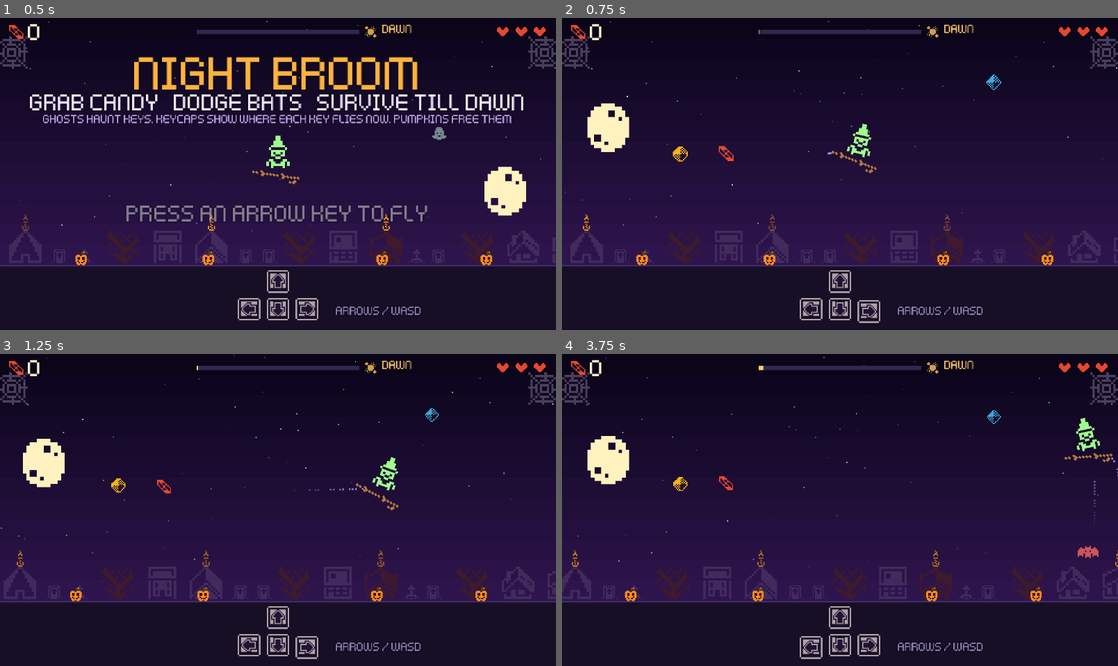
Above: before the commit, frames 1-4 (two rows, left to right).
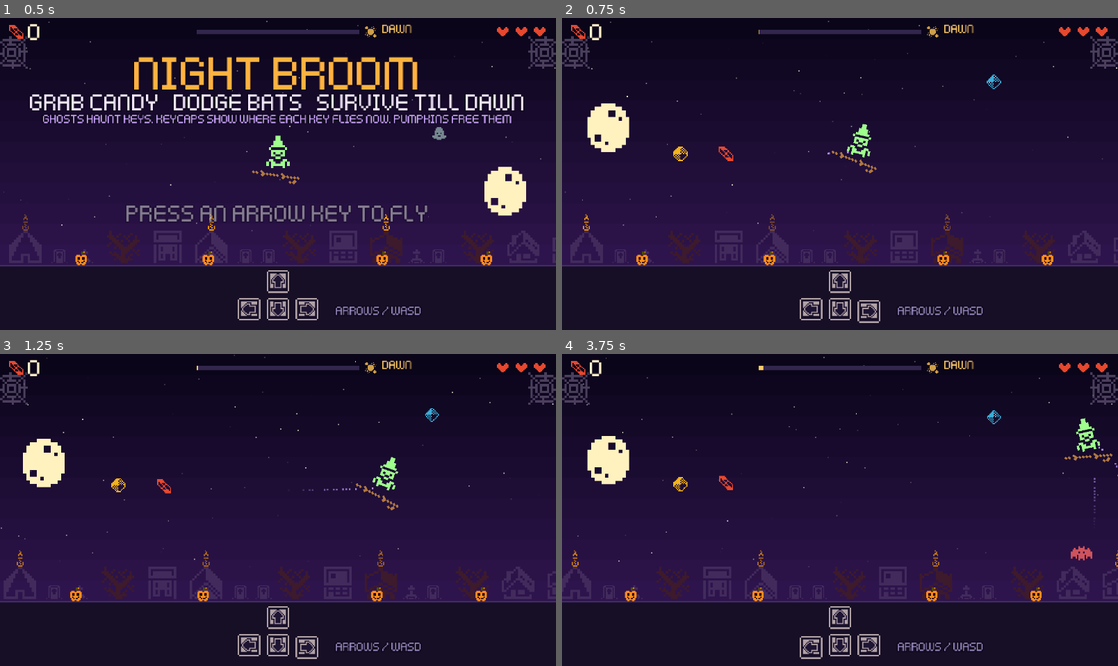
Above: after the commit, the same moments.

Repository: Harindulk/night-broom
Game: Godot game, scene res://main.tscn
Two runs of this game, one before a commit and one after it. Both use one fixed random seed, a clock stepped at 60 frames per second and the inputs below.
Inputs:
- Up to frame 1 (0.5 s): no input
- Up to frame 2 (0.75 s): tap Enter at 0.5 s; hold Right from 0.53 s (still down)
- Up to frame 3 (1.25 s): keep holding Right
- Up to frame 4 (3.75 s): release Right at 1.28 s; hold Down 1.28-2.03 s; hold Right 2.03-2.78 s; hold Up 2.78-3.53 s; hold Left from 3.53 s (still down)

Frame 1 is identical in both runs. In frame 2, 0.1% of the frame differs, in the area x 5-79%, y 19-47%; in frame 3, 0.1%; in frame 4, 0.3%, in the area x 5-100%, y 18-67%.

Commit message:
Haunts bite: pumpkin only after 2 haunted keys or a 5 s haunt, faster haunt ramp; bats retuned; fix ghost carry-over, heart pop reset, any key starts; bot uses 127.0.0.1

Diff:
--- a/main.gd
+++ b/main.gd
@@ -53,6 +53,7 @@
 var key_down := [false, false, false, false]
 var key_caps: Array = []      # [{cap, icon, ghost, haunt_left}]
 var flying_ghosts := 0
+var run_id := 0  # ghosts in flight from an earlier run must not land in this one
 
 var candies: Array = []
 var bats: Array = []
@@ -396,6 +397,9 @@
 
 func _start() -> void:
 	state = S.PLAY
+	run_id += 1
+	flying_ghosts = 0
+	_shown_hearts = 3
 	title_box.visible = false
 	end_box.visible = false
 	t = 0.0
@@ -463,7 +467,7 @@
 
 func _unhandled_input(e: InputEvent) -> void:
 	if e is InputEventKey and e.pressed and not e.echo:
-		if state == S.TITLE and _key_index(e.physical_keycode) >= 0:
+		if state == S.TITLE:
 			_start()
 		elif state == S.END and end_t > 0.8:
 			_start()
@@ -599,14 +603,14 @@
 func _update_bats(dt: float) -> void:
 	bat_timer -= dt
 	if bat_timer <= 0:
-		bat_timer = lerp(3.5, 2.0, t / NIGHT_LEN) * randf_range(0.7, 1.2)
+		bat_timer = lerp(3.0, 1.4, t / NIGHT_LEN) * randf_range(0.7, 1.2)
 		var from_left := randf() < 0.5
 		var s := spr(26, 8, C_BAT, world)
 		s.scale = Vector2(1.3, 1.3)
 		s.flip_h = not from_left
 		var y := randf_range(PLAY_TOP + 8, PLAY_BOTTOM - 4)
 		s.position = Vector2(-12 if from_left else W + 12, y)
-		var sp: float = lerp(55.0, 90.0, t / NIGHT_LEN) * randf_range(0.85, 1.15)
+		var sp: float = lerp(60.0, 110.0, t / NIGHT_LEN) * randf_range(0.85, 1.15)
 		bats.append({"node": s, "vx": sp if from_left else -sp, "y": y, "ph": randf() * TAU, "amp": randf_range(4, 18)})
 	for b in bats.duplicate():
 		b.node.position.x += b.vx * dt
@@ -615,7 +619,7 @@
 		if b.node.position.x < -20 or b.node.position.x > W + 20:
 			bats.erase(b)
 			b.node.queue_free()
-		elif invuln <= 0 and b.node.position.distance_to(witch.position) < 8:
+		elif invuln <= 0 and b.node.position.distance_to(witch.position) < 10:
 			_hurt(b)
 		elif invuln <= 0 and not b.has("near") and b.node.position.distance_to(witch.position) < 32:
 			b.near = true
@@ -645,12 +649,14 @@
 
 
 func _update_pumpkins(dt: float) -> void:
-	# a jack-o'-lantern shows up while any key is haunted; grabbing it frees every key
+	# a jack-o'-lantern shows up once the haunting bites (2 keys, or one key for 5 s); grabbing it frees every key
 	var haunted := 0
+	var longest := 0.0
 	for k in 4:
 		if key_caps[k].haunt > 0:
 			haunted += 1
-	if haunted > 0 and pumpkins.is_empty():
+			longest = maxf(longest, key_caps[k].haunt_max - key_caps[k].haunt)
+	if (haunted >= 2 or longest >= 5.0 or not first_pumpkin_done and haunted > 0) and pumpkins.is_empty():
 		pumpkin_timer -= dt
 		if pumpkin_timer <= 0:
 			pumpkin_timer = 7.0
@@ -720,7 +726,7 @@
 # ---------- haunting (the prerequisite) ----------
 
 func _max_haunts() -> int:
-	return clampi(1 + int(t / 28.0), 1, 4)
+	return clampi(1 + int(t / 20.0), 1, 4)
 
 
 func _update_haunts(dt: float) -> void:
@@ -749,6 +755,7 @@
 
 func _send_ghost(k: int) -> void:
 	flying_ghosts += 1
+	var my_run := run_id
 	var g := spr(27, 8, C_GHOST, hud)
 	g.z_index = 10
 	g.position = Vector2(randf_range(60, W - 60), -16)
@@ -770,6 +777,8 @@
 	tw.parallel().tween_property(g, "scale", Vector2.ONE, d2)
 	tw.tween_callback(func():
 		g.queue_free()
+		if my_run != run_id:
+			return
 		flying_ghosts -= 1
 		if state == S.PLAY:
 			_haunt(k))
